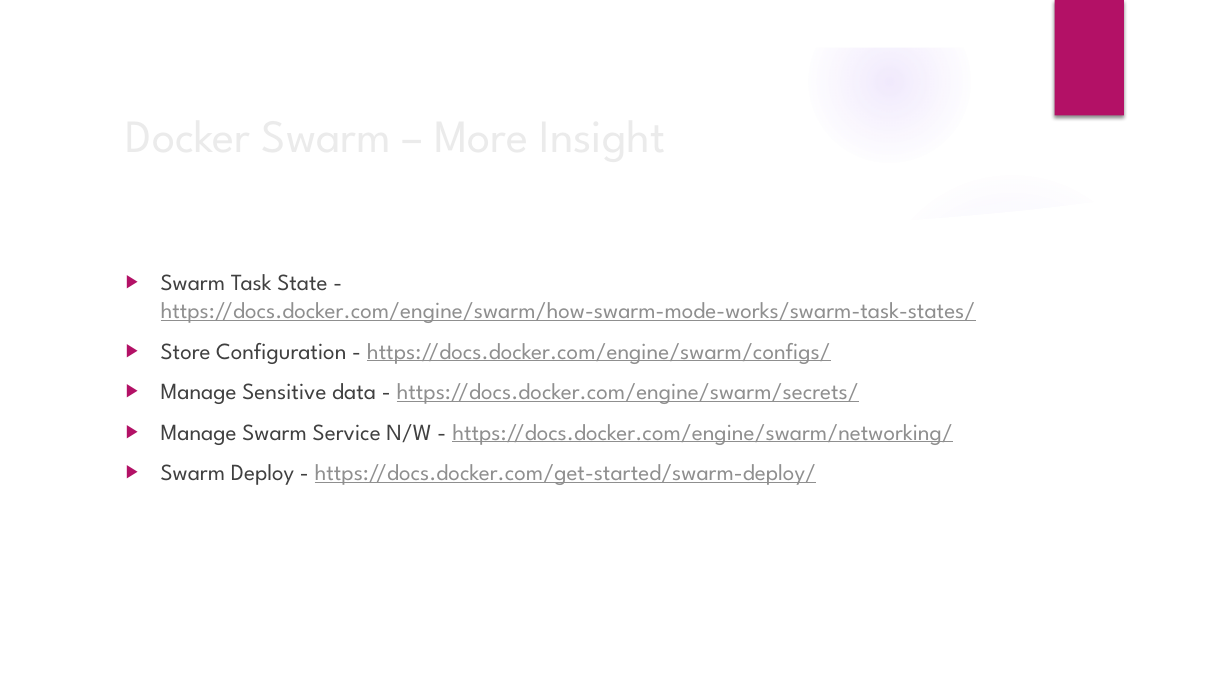
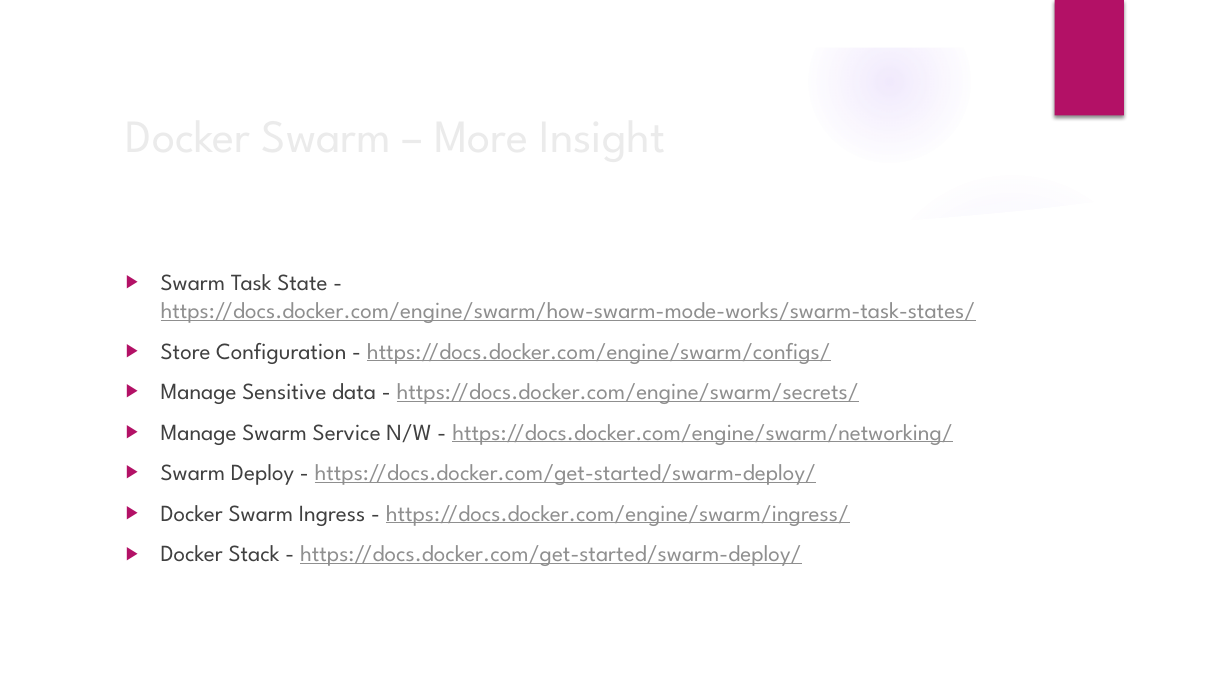
Before and after one commit to deepkumartraining/docker-k8s-April23, a slide deck: slide 3 of Day20/DockerAndKubernetes_Training-Day20.pptx. Drawn at 1232x693 pixels with LibreOffice and Linux fonts; fonts in the diff are those of the drawing; background and template pictures are left out. Boxes give left, top, right and bottom in pixels: in the first picture for what was removed or moved away, otherwise in the second. Text is boxed around its words. In the diff, an @@ line names an element or a change of style, - is before the commit and + after.

```diff
--- a/Day20/DockerAndKubernetes_Training-Day20.pptx
+++ b/Day20/DockerAndKubernetes_Training-Day20.pptx
@@ text at (161, 505, 849, 566): paragraphs added @@
+▶ Docker Swarm Ingress - https://docs.docker.com/engine/swarm/ingress/
+▶ Docker Stack - https://docs.docker.com/get-started/swarm-deploy/
```
Also in this commit, not shown: 1 other slide changed, 3 other files.
